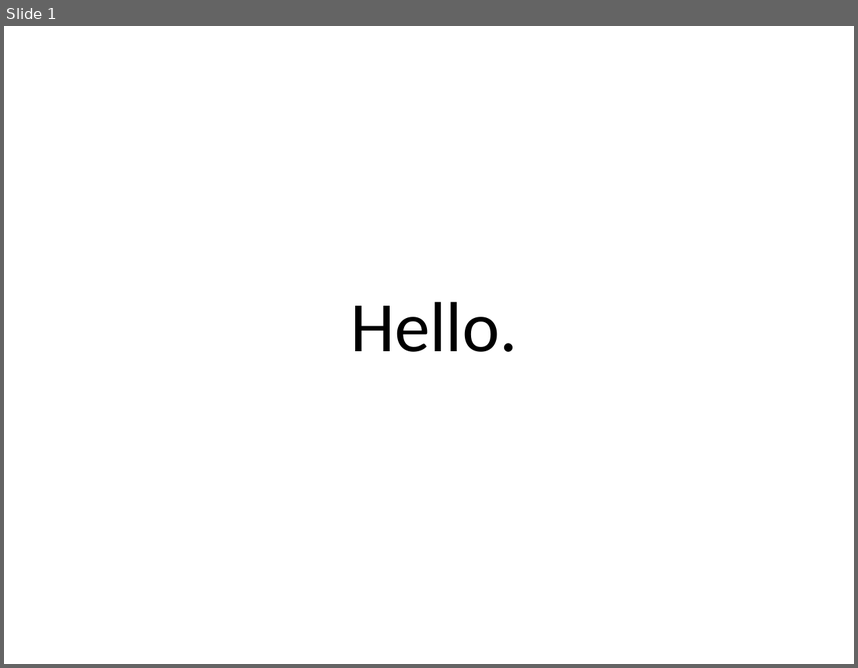
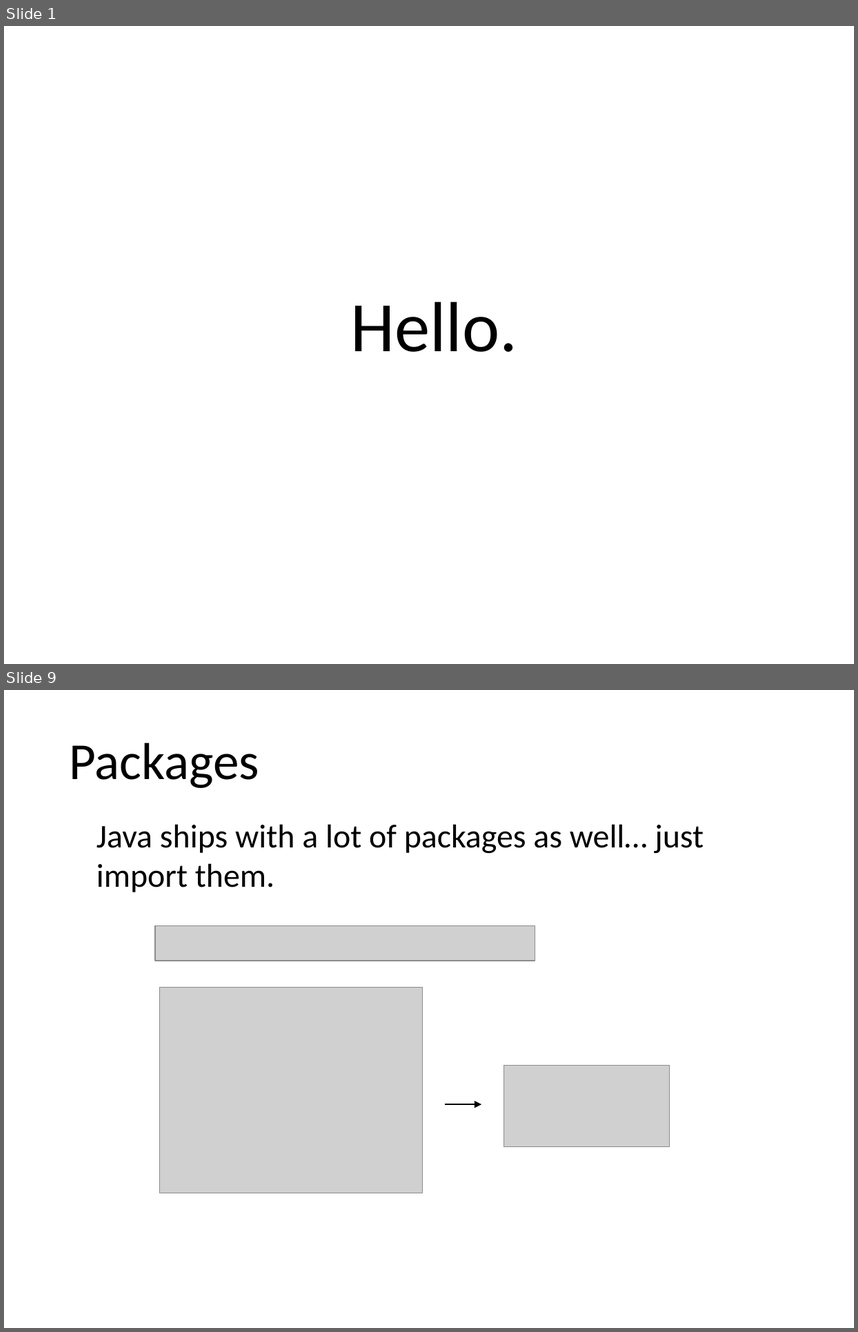
Before and after one commit to Chances-1/Swerve, a slide deck: Java_Class_23rd_Nov.pptx. Shown one above the other, each under a label of ours: slide 1 before the commit, slides 1 and 9 after it; the slides between them are not shown. The pictures are 858x668 and 858x1332 pixels, drawn with LibreOffice and Linux fonts; fonts in the diff are those of the drawing; grey boxes stand for pictures. Boxes give left, top, right and bottom in pixels: in the first picture for what was removed or moved away, otherwise in the second. Text is boxed around its words. In the diff, an @@ line names an element or a change of style, - is before the commit and + after.

```diff
--- a/Java_Class_23rd_Nov.pptx
+++ b/Java_Class_23rd_Nov.pptx
@@ slide 9 added at <box>4,690,854,1328</box>, background #FFFFFF @@
@@ text added at <box>69,742,259,788</box>, 44 pt, text #000000 @@
+Packages
@@ text added at <box>96,824,704,892</box>, 28 pt, text #000000 @@
+Java ships with a lot of packages as well… just import them.
@@ picture added at <box>155,925,535,960</box> @@
@@ picture added at <box>159,987,422,1192</box> @@
@@ picture added at <box>504,1065,670,1147</box> @@
@@ arrow added from (445, 1104) to (481, 1104), #000000 1.5 pt @@
```
Also in this commit, not shown: 9 other slides added, 1 slide removed.
